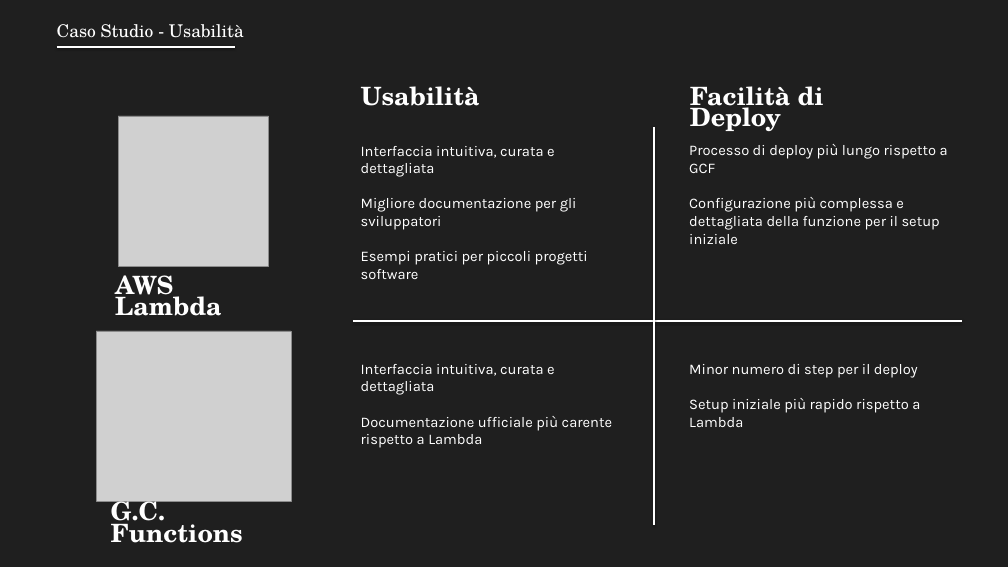
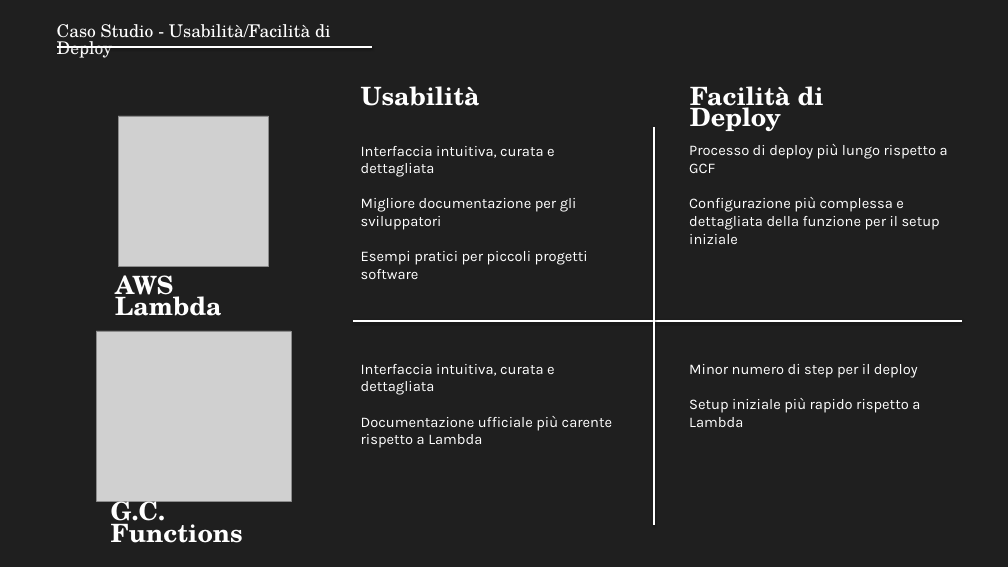
Before and after one commit to DavideDeRosa/tesi_ipim, a slide deck: slide 32 of presentazione/presentazione.pptx. Drawn at 1008x567 pixels with LibreOffice and Linux fonts; fonts in the diff are those of the drawing; grey boxes stand for pictures. Boxes give left, top, right and bottom in pixels: in the first picture for what was removed or moved away, otherwise in the second. Text is boxed around its words. In the diff, an @@ line names an element or a change of style, - is before the commit and + after.

```diff
--- a/presentazione/presentazione.pptx
+++ b/presentazione/presentazione.pptx
@@ text at bbox=[57, 24, 331, 58]: text changed @@
-Caso Studio - Usabilità
+Caso Studio - Usabilità/Facilità di Deploy
@@ line moved from (56, 47) - (235, 47) to (56, 47) - (372, 47) @@
```
Also in this commit, not shown: 11 other slides changed, 1 other file.
